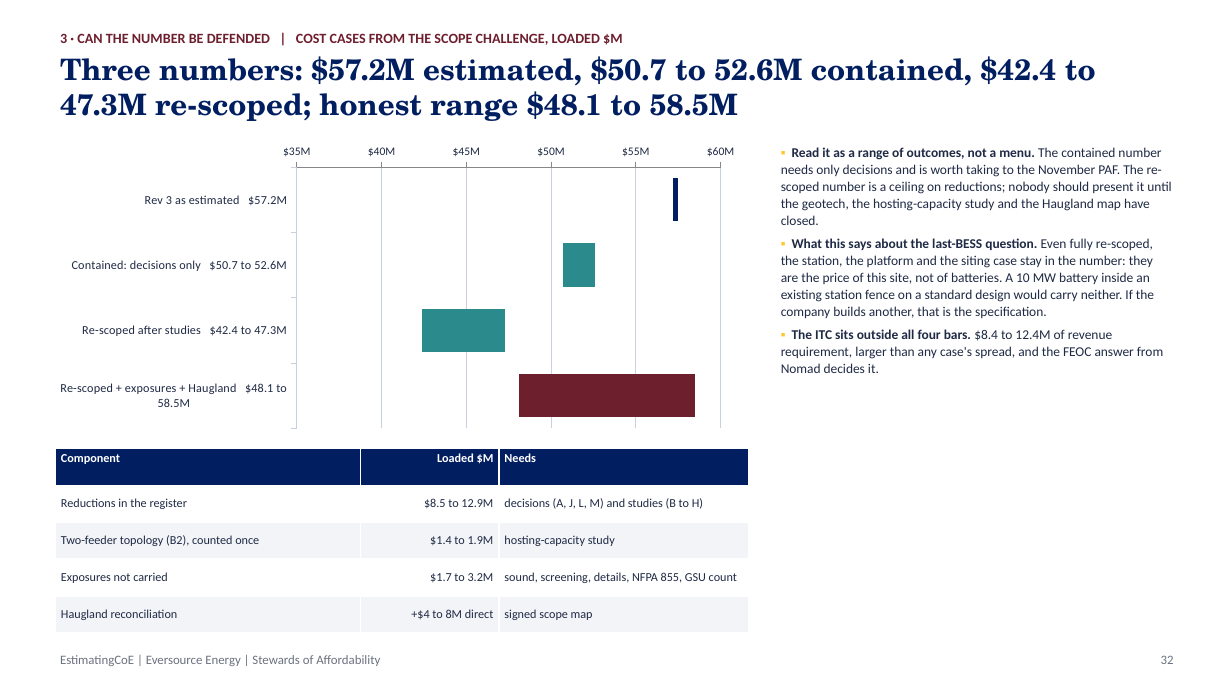
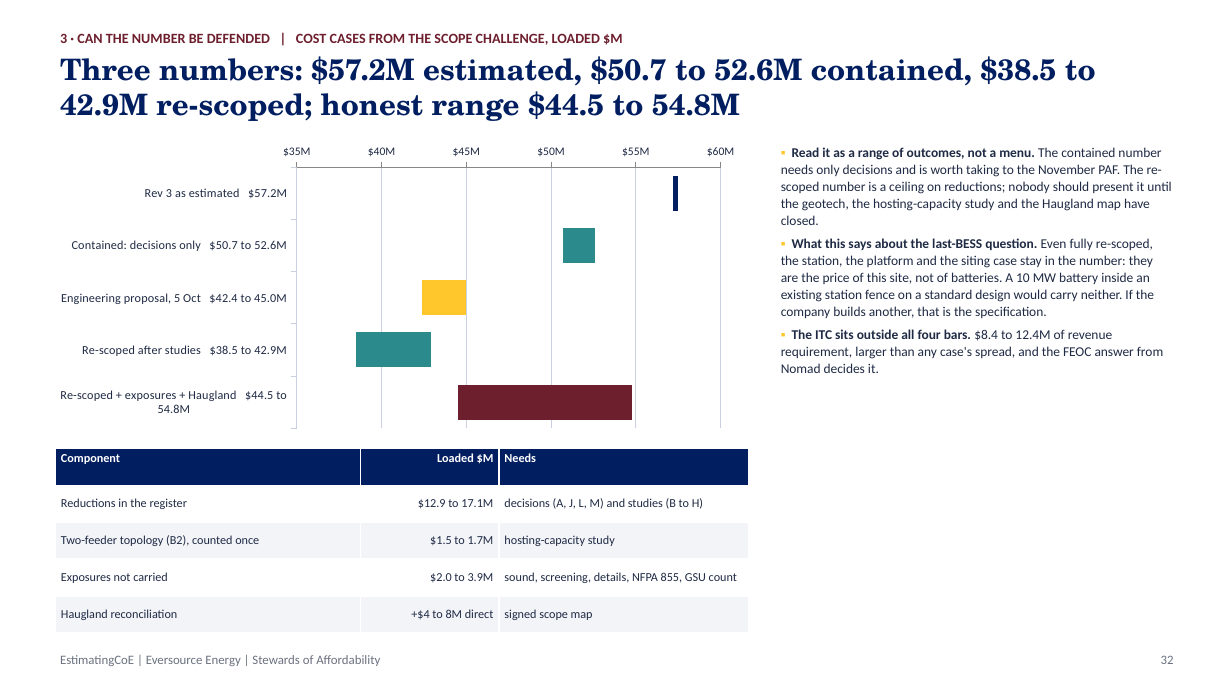
Before and after one commit to gbassaragh/BESS, a slide deck: slide 32 of Hyde Park BESS/6) Cost Analysis Deliverables/Hyde Park BESS - Cost Analysis Deck.pptx. Drawn at 1232x693 pixels with LibreOffice and Linux fonts; fonts in the diff are those of the drawing. Boxes give left, top, right and bottom in pixels: in the first picture for what was removed or moved away, otherwise in the second. Text is boxed around its words. In the diff, an @@ line names an element or a change of style, - is before the commit and + after.

```diff
--- a/Hyde Park BESS/6) Cost Analysis Deliverables/Hyde Park BESS - Cost Analysis Deck.pptx
+++ b/Hyde Park BESS/6) Cost Analysis Deliverables/Hyde Park BESS - Cost Analysis Deck.pptx
@@ text at [60,56,1096,121]: text changed @@
-Three numbers: $57.2M estimated, $50.7 to 52.6M contained, $42.4 to 47.3M re-scoped; honest range $48.1 to 58.5M
+Three numbers: $57.2M estimated, $50.7 to 52.6M contained, $38.5 to 42.9M re-scoped; honest range $44.5 to 54.8M
@@ bar stacked chart at [46,139,749,434] @@
-categories: Rev 3 as estimated   $57.2M, Contained: decisions only   $50.7 to 52.6M, Re-scoped after studies   $42.4 to 47.3M, Re-scoped + exposures + Haugland   $48.1 to 58.5M
+categories: Rev 3 as estimated   $57.2M, Contained: decisions only   $50.7 to 52.6M, Engineering proposal, 5 Oct   $42.4 to 45.0M, Re-scoped after studies   $38.5 to 42.9M, Re-scoped + exposures + Haugland   $44.5 to 54.8M
-Series 1: 57.2, 50.7, 42.4, 48.1
+Series 1: 57.2, 50.7, 42.4, 38.5, 44.5
-Series 2: 0.3, 1.9, 4.9, 10.4
+Series 2: 0.3, 1.9, 2.6, 4.4, 10.3
@@ table at [55,448,749,633] @@
-row 2, column 2: $8.5 to 12.9M
+row 2, column 2: $12.9 to 17.1M
-row 3, column 2: $1.4 to 1.9M
+row 3, column 2: $1.5 to 1.7M
-row 4, column 2: $1.7 to 3.2M
+row 4, column 2: $2.0 to 3.9M
```
Also in this commit, not shown: 9 other slides changed, 23 other files.
